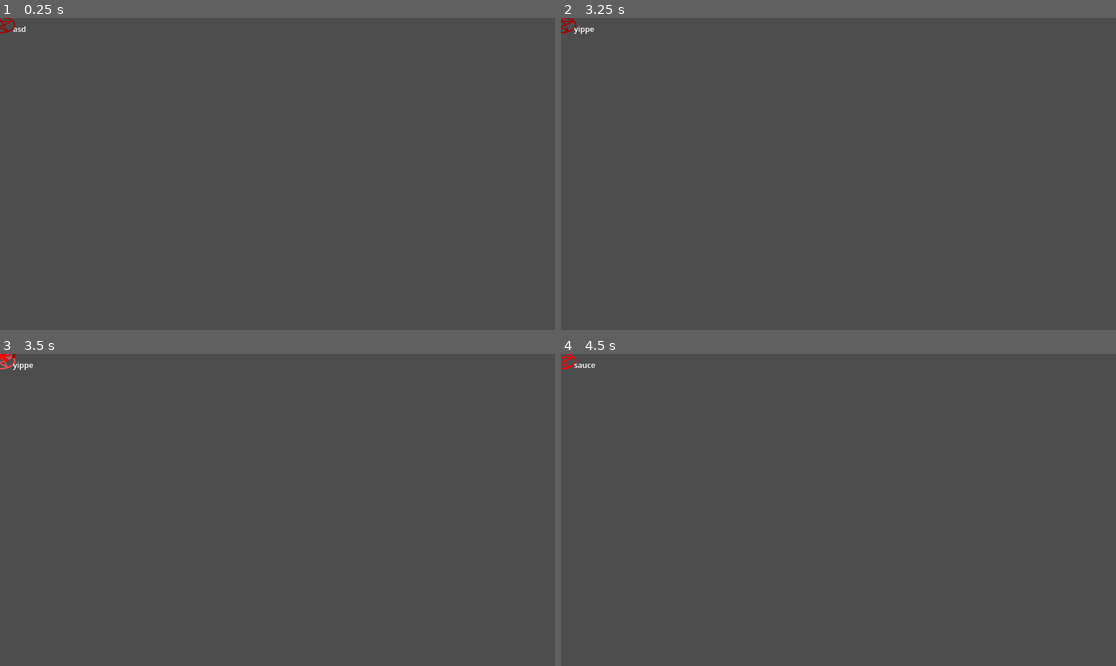
Above: before the commit, frames 1-4 (two rows, left to right).
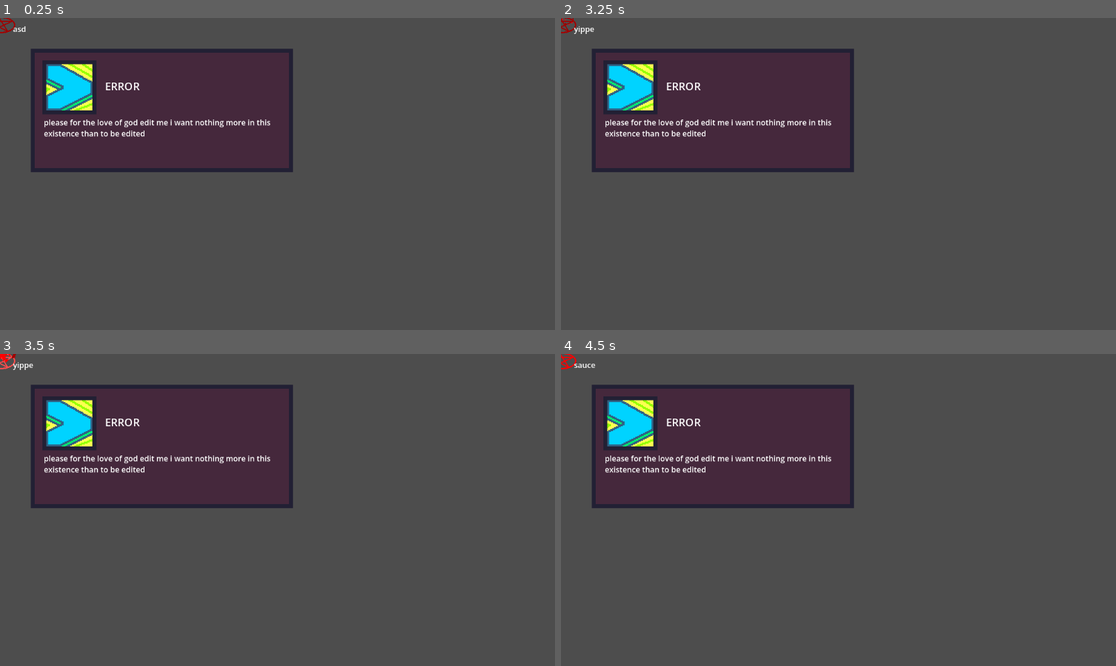
Above: after the commit, the same moments.

Repository: Daxlate/SunglassesJoey
Game: Godot game, scene res://scripts/pentagram.tscn
Same seed, same stepped clock (60 frames per second), same inputs: the game is played once before the commit and once after it. This scene is started directly instead of the project's main scene.
Inputs (mouse positions are in pixels of both pictures, inside the frame that each line leads up to):
- Up to frame 1 (0.25 s): no input
- Up to frame 2 (3.25 s): tap Enter at 0.5, 2 s; move the mouse to (960, 158) at 0.52 s; hold D (MoveRight) 0.53-1.28 s; hold Right mouse button (punch) 0.53-1.28 s; tap Space at 1.25, 2.75 s; move the mouse to (727, 189) at 1.27 s; hold S (MoveDown) 1.28-2.03 s; click (727, 189) at 1.35 s; move the mouse to (894, 105) at 2.02 s; hold D (MoveRight) 2.03-2.78 s; hold Right mouse button (punch) 2.03-2.78 s; move the mouse to (810, 236) at 2.77 s; hold W (MoveUp) from 2.78 s (still down); click (810, 236) at 2.85 s
- Up to frame 3 (3.5 s): keep holding W (MoveUp)
- Up to frame 4 (4.5 s): tap Enter at 3.5 s; move the mouse to (1005, 556) at 3.52 s; release W (MoveUp) at 3.53 s; hold Right mouse button (punch) 3.53-4.28 s; hold A (MoveLeft) from 3.53 s (still down); tap Space at 4.25 s; move the mouse to (672, 463) at 4.27 s; click (672, 463) at 4.35 s

The runs differ from the first frame. In frame 1, 19% of the frame differs, in the area x 5-53%, y 9-50%; in frame 2, 19%; in frame 3, 19%; in frame 4, 19%.

Commit message:
Trying to make upgrades work

Diff:
--- a/scripts/pentagram.gd
+++ b/scripts/pentagram.gd
@@ -1,13 +1,18 @@
 extends Area2D
 var State = 0
+@onready var Upgrade = $Upgrade1
 
 func _process(delta):
 	%PentagramFloor.position = global_position
 	var OverlappingBody = get_overlapping_bodies()
 	$LadyD.visible = false
+	if (Upgrade != null):
+		Upgrade.disabled = true
 	if OverlappingBody.size() > 0:
 		if (State == 1):
 			$LadyD.visible = true
+			if (Upgrade != null):
+				Upgrade.disabled = false
 			$LadyD/AnimatedSprite2D.play("LadyD")
 			if Input.is_action_pressed("shoot"):
 				TurnOff()
--- a/scripts/pentagram.tscn
+++ b/scripts/pentagram.tscn
@@ -13,17 +13,19 @@
 [node name="LadyD" parent="." index="5" unique_id=1703405707]
 visible = true
 
-[node name="Upgrade1" type="TextureButton" parent="LadyD" index="2" unique_id=597344761]
+[node name="Upgrade1" type="TextureButton" parent="." index="6" unique_id=597344761]
 offset_left = 64.0
 offset_top = 64.0
 offset_right = 608.0
 offset_bottom = 320.0
 texture_normal = ExtResource("2_7efxm")
+texture_pressed = ExtResource("2_7efxm")
 texture_hover = ExtResource("2_7efxm")
+texture_focused = ExtResource("2_7efxm")
 stretch_mode = 0
 script = ExtResource("3_10ngd")
 
-[node name="UpgradeTitle1" type="Label" parent="LadyD/Upgrade1" index="0" unique_id=1969113491]
+[node name="UpgradeTitle1" type="Label" parent="Upgrade1" index="0" unique_id=1969113491]
 layout_mode = 0
 offset_left = 154.0
 offset_top = 62.0
@@ -33,7 +35,7 @@
 text = "Edit me daddy"
 uppercase = true
 
-[node name="UpgradeDesc1" type="RichTextLabel" parent="LadyD/Upgrade1" index="1" unique_id=1207365982]
+[node name="UpgradeDesc1" type="RichTextLabel" parent="Upgrade1" index="1" unique_id=1207365982]
 layout_mode = 0
 offset_left = 27.0
 offset_top = 141.0
@@ -42,7 +44,7 @@
 theme_override_font_sizes/normal_font_size = 16
 text = "please for the love of god edit me i want nothing more in this existence than to be edited"
 
-[node name="UpgradeIcon1" type="Sprite2D" parent="LadyD/Upgrade1" index="2" unique_id=1657021687]
+[node name="UpgradeIcon1" type="Sprite2D" parent="Upgrade1" index="2" unique_id=1657021687]
 position = Vector2(80, 80)
 scale = Vector2(2, 2)
 texture = ExtResource("4_k5ok5")
